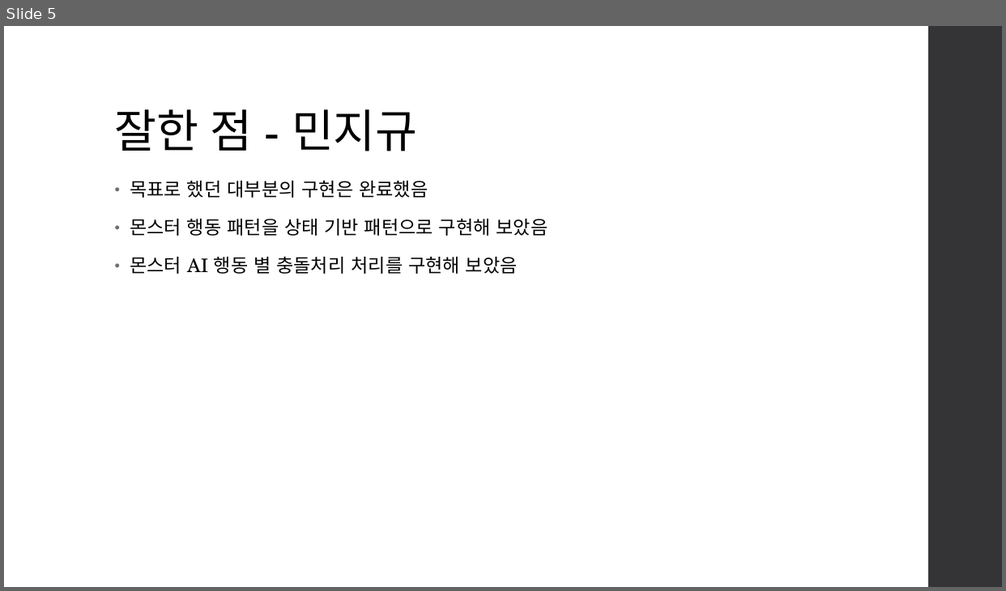
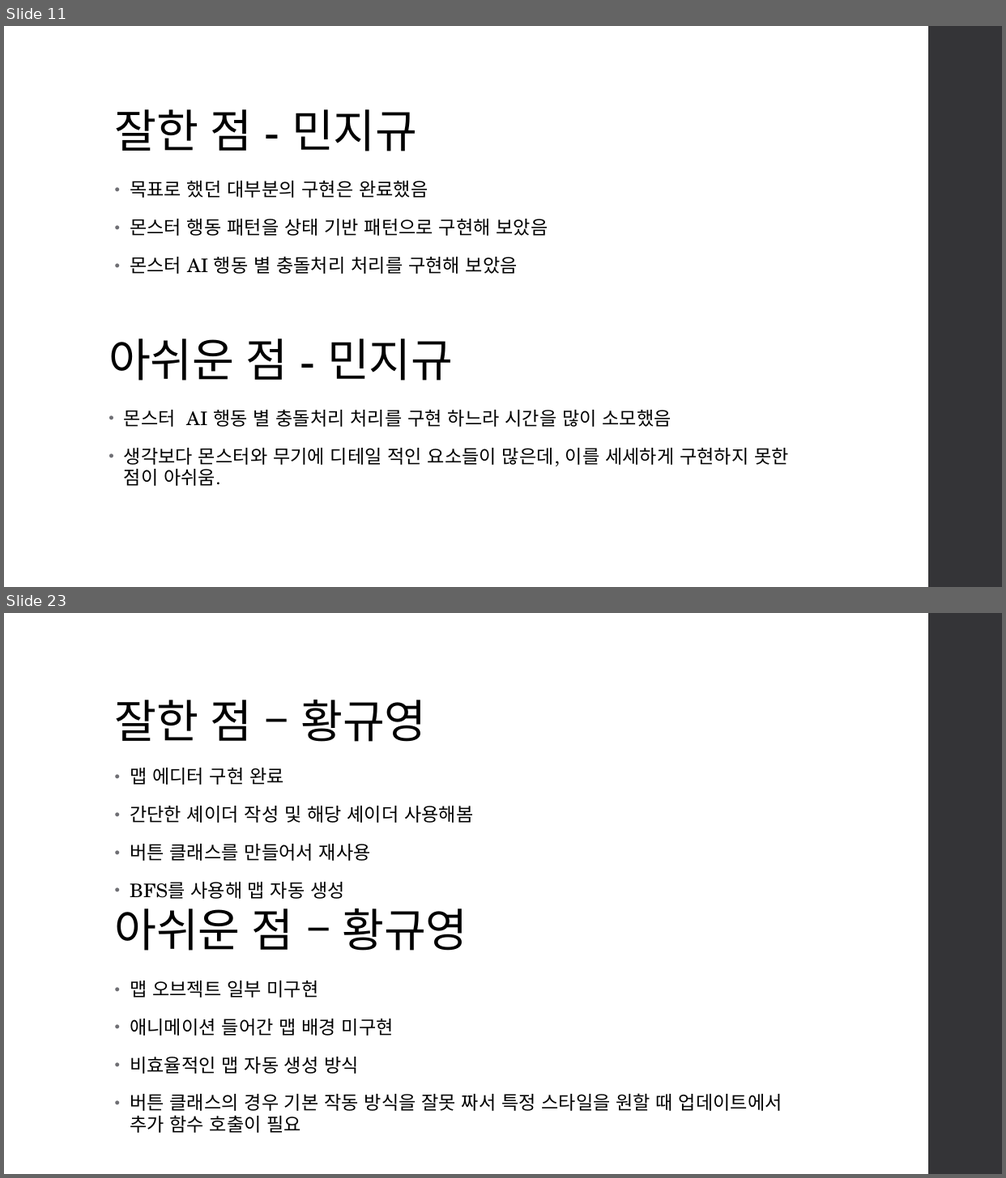
Before and after one commit to jigyu12/SFML_Team_Mockup_Project-Dungreed, a slide deck: SFML 던그리드 모작 팀 프로젝트(민지규, 박지광, 황규영) 발표 자료.pptx. Shown one above the other, each under a label of ours: slide 5 before the commit, slides 11 and 23 after it; the slides between them are not shown. The pictures are 1006x591 and 1006x1178 pixels, drawn with LibreOffice and Linux fonts; fonts in the diff are those of the drawing. Boxes give left, top, right and bottom in pixels: in the first picture for what was removed or moved away, otherwise in the second. Text is boxed around its words. In the diff, an @@ line names an element or a change of style, - is before the commit and + after.

```diff
--- a/SFML 던그리드 모작 팀 프로젝트(민지규, 박지광, 황규영) 발표 자료.pptx
+++ b/SFML 던그리드 모작 팀 프로젝트(민지규, 박지광, 황규영) 발표 자료.pptx
@@ slide 23 added at bbox=[4, 613, 1002, 1174], background #FFFFFF; not listed: 1 template element that a slide beside it also shows @@
@@ title added at bbox=[115, 700, 427, 742], 44 pt, text #000000 @@
+잘한 점 – 황규영
@@ text added at bbox=[130, 768, 473, 899], 18 pt, text #000000 @@
+• 맵 에디터 구현 완료
+• 간단한 셰이더 작성 및 해당 셰이더 사용해봄
+• 버튼 클래스를 만들어서 재사용
+• BFS를 사용해 맵 자동 생성
@@ text added at bbox=[115, 909, 468, 951], 44 pt, text #000000 @@
+아쉬운 점 – 황규영
@@ text added at bbox=[130, 981, 782, 1133], 18 pt, text #000000 @@
+• 맵 오브젝트 일부 미구현
+• 애니메이션 들어간 맵 배경 미구현
+• 비효율적인 맵 자동 생성 방식
+• 버튼 클래스의 경우 기본 작동 방식을 잘못 짜서 특정 스타일을 원할 때 업데이트에서 추가 함수 호출이 필요
@@ what was slide 5 is now slide 11 @@
@@ slide 11 changed as well @@
@@ text added at bbox=[108, 339, 454, 381], 44 pt, text #000000 @@
+아쉬운 점 - 민지규
@@ text added at bbox=[124, 410, 789, 486], 18 pt, text #000000 @@
+• 몬스터 AI 행동 별 충돌처리 처리를 구현 하느라 시간을 많이 소모했음
+• 생각보다 몬스터와 무기에 디테일 적인 요소들이 많은데, 이를 세세하게 구현하지 못한 점이 아쉬움.
```
Also in this commit, not shown: 19 other slides added, 1 slide removed.
